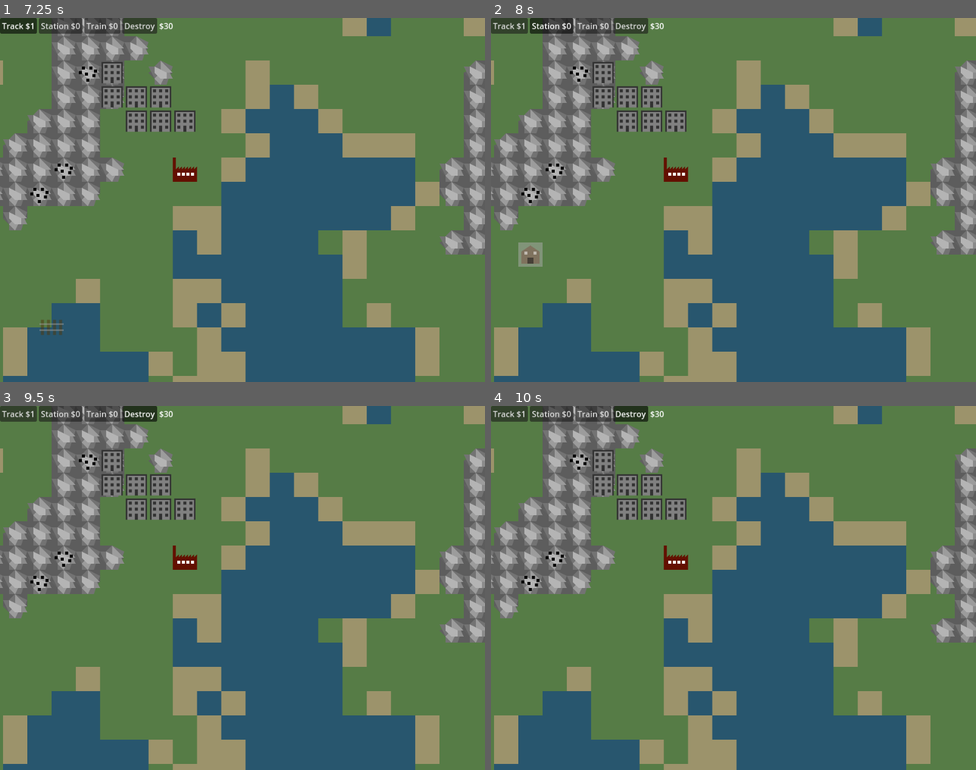
Above: before the commit, frames 1-4 (two rows, left to right).
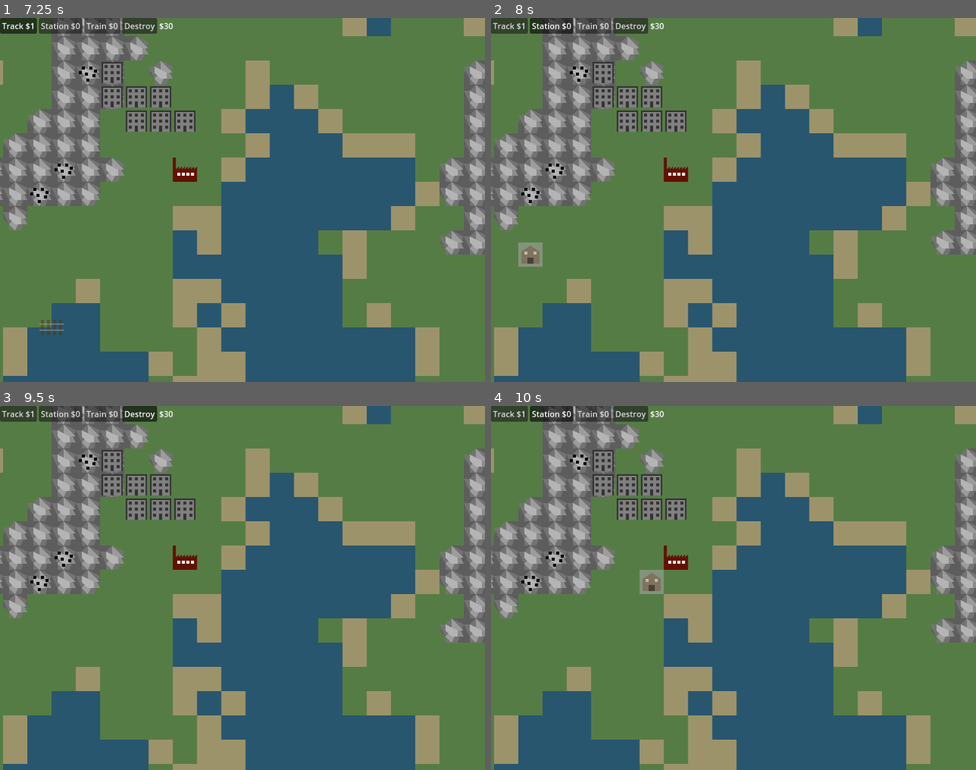
Above: after the commit, the same moments.

Repository: Godsmith/trainfinity3
Game: Godot game, scene res://scenes/overground.tscn
Two runs of this game, one before a commit and one after it. Both use one fixed random seed, a clock stepped at 60 frames per second and the inputs below.
Inputs (mouse positions are in pixels of both pictures, inside the frame that each line leads up to):
- Up to frame 1 (7.25 s): click "Track $1" at 0.5 s; click "Station $0" at 1.25 s; click "Train $0" at 2 s; click "Destroy" at 2.75 s; click "Track $1" at 3.5 s; click "Station $0" at 4.25 s; click "Train $0" at 5 s; click "Destroy" at 5.75 s; click "Track $1" at 6.5 s
- Up to frame 2 (8 s): click "Station $0" at 7.25 s
- Up to frame 3 (9.5 s): click "Train $0" at 8 s; click "Destroy" at 8.75 s
- Up to frame 4 (10 s): tap Enter at 9.5 s; move the mouse to (651, 580) at 9.52 s; tap 1 at 9.6 s; click (651, 580) at 9.67 s; tap 2 at 9.8 s

Frames 1-3 are identical in both runs. In frame 4, 0.4% of the frame differs, in the area x 8-36%, y 1-52%.

Commit message:
Add keyboard shortcuts

Diff:
--- a/scenes/gui.gd
+++ b/scenes/gui.gd
@@ -1,6 +1,8 @@
 extends CanvasLayer
 
 class_name Gui
+
+enum State {NONE, TRACK, STATION, TRAIN1, TRAIN2, LIGHT, DESTROY}
 
 func show_money(money: int):
 	$HBoxContainer/Money.text = "$%s" % money
@@ -10,6 +12,18 @@
 	$HBoxContainer/StationButton.text = "Station $%s" % floori(prices[Global.Asset.STATION])
 	$HBoxContainer/TrainButton.text = "Train $%s" % floori(prices[Global.Asset.TRAIN])
 
-func unpress_all():
+func _unpress_all():
 	for button: Button in find_children("", "Button", true):
 		button.set_pressed_no_signal(false)
+
+func set_pressed_no_signal(gui_state: State):
+	_unpress_all()
+	match gui_state:
+		State.TRACK:
+			$HBoxContainer/TrackButton.set_pressed_no_signal(true)
+		State.STATION:
+			$HBoxContainer/StationButton.set_pressed_no_signal(true)
+		State.TRAIN1, State.TRAIN2:
+			$HBoxContainer/TrainButton.set_pressed_no_signal(true)
+		State.DESTROY:
+			$HBoxContainer/DestroyButton.set_pressed_no_signal(true)
--- a/scripts/game.gd
+++ b/scripts/game.gd
@@ -3,7 +3,6 @@
 class_name Game
 
 const SCALE_FACTOR := 2 # Don't remember where I set this
-enum GuiState {NONE, TRACK, STATION, TRAIN1, TRAIN2, LIGHT, DESTROY}
 
 const STATION = preload("res://scenes/station.tscn")
 const TRAIN = preload("res://scenes/train.tscn")
@@ -15,7 +14,7 @@
 @onready var ghost_station = $GhostStation
 @onready var ghost_light = $GhostLight
 
-var gui_state := GuiState.NONE
+var gui_state := Gui.State.NONE
 var is_left_mouse_button_held_down := false
 var is_right_mouse_button_held_down := false
 
@@ -74,7 +73,7 @@
 	if event is InputEventMouseButton:
 		if event.button_index == MOUSE_BUTTON_LEFT:
 			is_left_mouse_button_held_down = event.is_pressed()
-			if gui_state == GuiState.TRACK:
+			if gui_state == Gui.State.TRACK:
 				start_track_location = Vector2i(get_local_mouse_position().snapped(Global.TILE))
 				ghost_track.visible = false
 		elif event.button_index == MOUSE_BUTTON_RIGHT:
@@ -86,27 +85,39 @@
 
 	if event is InputEventMouseButton and event.is_released() and event.button_index == MOUSE_BUTTON_LEFT:
 		match gui_state:
-			GuiState.TRACK:
+			Gui.State.TRACK:
 				_try_create_tracks()
 				ghost_track.visible = true
-			GuiState.STATION:
+			Gui.State.STATION:
 				_try_create_station(Vector2i(get_local_mouse_position().snapped(Global.TILE)))
-			GuiState.LIGHT:
+			Gui.State.LIGHT:
 				_create_light(get_local_mouse_position().snapped(Global.TILE))
 
-	if event is InputEventMouseMotion:
+	elif event is InputEventMouseMotion:
 		var mouse_position = Vector2i(get_local_mouse_position().snapped(Global.TILE))
 		ghost_track.position = mouse_position
 		ghost_station.position = mouse_position
 		ghost_light.position = mouse_position
 		if is_left_mouse_button_held_down:
-			if gui_state == GuiState.TRACK and is_left_mouse_button_held_down:
+			if gui_state == Gui.State.TRACK and is_left_mouse_button_held_down:
 				var new_ghost_track_tile_positions = _positions_between(start_track_location, mouse_position)
 				if new_ghost_track_tile_positions != ghost_track_tile_positions:
 					_show_ghost_track(new_ghost_track_tile_positions)
 
 		if is_right_mouse_button_held_down:
 			camera.position -= event.get_relative() / camera.zoom.x
+
+	elif event is InputEventKey and event.pressed and not event.is_echo():
+		match event.keycode:
+			KEY_1:
+				_change_gui_state(Gui.State.TRACK)
+			KEY_2:
+				_change_gui_state(Gui.State.STATION)
+			KEY_3:
+				_change_gui_state(Gui.State.TRAIN1)
+			KEY_4:
+				_change_gui_state(Gui.State.DESTROY)
+
 
 	if OS.is_debug_build() and event is InputEventKey and event.is_pressed() and event.keycode == KEY_X:
 		bank.earn(10000)
@@ -171,7 +182,7 @@
 		astar.add_point(id, new_position)
 
 func _track_clicked(track: Track):
-	if gui_state == GuiState.DESTROY:
+	if gui_state == Gui.State.DESTROY:
 		astar.disconnect_points(astar_id_from_position[track.pos1], astar_id_from_position[track.pos2])
 		track_set.erase(track)
 		bank.destroy(Global.Asset.TRACK)
@@ -180,50 +191,50 @@
 
 func _on_trackbutton_toggled(toggled_on: bool) -> void:
 	if toggled_on:
-		_change_gui_state(GuiState.TRACK)
+		_change_gui_state(Gui.State.TRACK)
 
 func _on_stationbutton_toggled(toggled_on: bool) -> void:
 	if toggled_on:
-		_change_gui_state(GuiState.STATION)
+		_change_gui_state(Gui.State.STATION)
 
 func _on_trainbutton_toggled(toggled_on: bool) -> void:
 	if toggled_on:
-		_change_gui_state(GuiState.TRAIN1)
+		_change_gui_state(Gui.State.TRAIN1)
 
 func _on_lightbutton_toggled(toggled_on: bool) -> void:
 	if toggled_on:
-		_change_gui_state(GuiState.LIGHT)
+		_change_gui_state(Gui.State.LIGHT)
 
 func _on_destroybutton_toggled(toggled_on: bool) -> void:
 	if toggled_on:
-		_change_gui_state(GuiState.DESTROY)
-
-
-func _change_gui_state(new_state: GuiState):
+		_change_gui_state(Gui.State.DESTROY)
+
+
+func _change_gui_state(new_state: Gui.State):
 	ghost_track.visible = false
 	ghost_station.visible = false
 	ghost_light.visible = false
 
 	# Set platform colors
-	if new_state == GuiState.TRAIN1:
+	if new_state == Gui.State.TRAIN1:
 		for platform: Platform in get_tree().get_nodes_in_group("platforms"):
 			platform.modulate = Color(0, 1, 0, 1)
-	elif new_state == GuiState.TRAIN2:
+	elif new_state == Gui.State.TRAIN2:
 		# Platform colors handled elsewhere
 		pass
 	else:
 		for platform: Platform in get_tree().get_nodes_in_group("platforms"):
 			platform.modulate = Color(1, 1, 1, 1)
 
-	if new_state == GuiState.TRACK:
+	if new_state == Gui.State.TRACK:
 		ghost_track.visible = true
-	elif new_state == GuiState.STATION:
+	elif new_state == Gui.State.STATION:
 		ghost_station.visible = true
-	elif new_state == GuiState.LIGHT:
+	elif new_state == Gui.State.LIGHT:
 		ghost_light.visible = true
 
-	if new_state == GuiState.NONE:
-		gui.unpress_all()
+	gui.set_pressed_no_signal(new_state)
+
 	gui_state = new_state
 
 ###################################################################
@@ -239,14 +250,14 @@
 	platform_set.create_platforms([station], _create_platform)
 
 func _station_clicked(station: Station):
-	if gui_state == GuiState.DESTROY:
+	if gui_state == Gui.State.DESTROY:
 		platform_set.remove_adjacent_platforms(station, _real_stations())
 
 		station.queue_free()
 		bank.destroy(Global.Asset.STATION)
 
 func _platform_clicked(platform: Platform):
-	if gui_state == GuiState.TRAIN1:
+	if gui_state == Gui.State.TRAIN1:
 		var id1 = astar_id_from_position[Vector2i(platform.position)]
 		for other_platform: Platform in get_tree().get_nodes_in_group("platforms"):
 			other_platform.modulate = Color(1, 1, 1, 1)
@@ -255,10 +266,10 @@
 				if astar.get_point_path(id1, id2):
 					other_platform.modulate = Color(0, 1, 0, 1)
 		selected_platform = platform
-		_change_gui_state(GuiState.TRAIN2)
-	elif gui_state == GuiState.TRAIN2:
+		_change_gui_state(Gui.State.TRAIN2)
+	elif gui_state == Gui.State.TRAIN2:
 		_try_create_train(selected_platform, platform)
-		_change_gui_state(GuiState.TRAIN1)
+		_change_gui_state(Gui.State.TRAIN1)
 
 func _try_create_train(platform1: Platform, platform2: Platform):
 	if not bank.can_afford(Global.Asset.TRAIN):
@@ -294,7 +305,7 @@
 	add_child(light)
 
 func _light_clicked(light: Light):
-	if gui_state == GuiState.DESTROY:
+	if gui_state == Gui.State.DESTROY:
 		light.queue_free()
 
 
Not shown, changed: README.md
